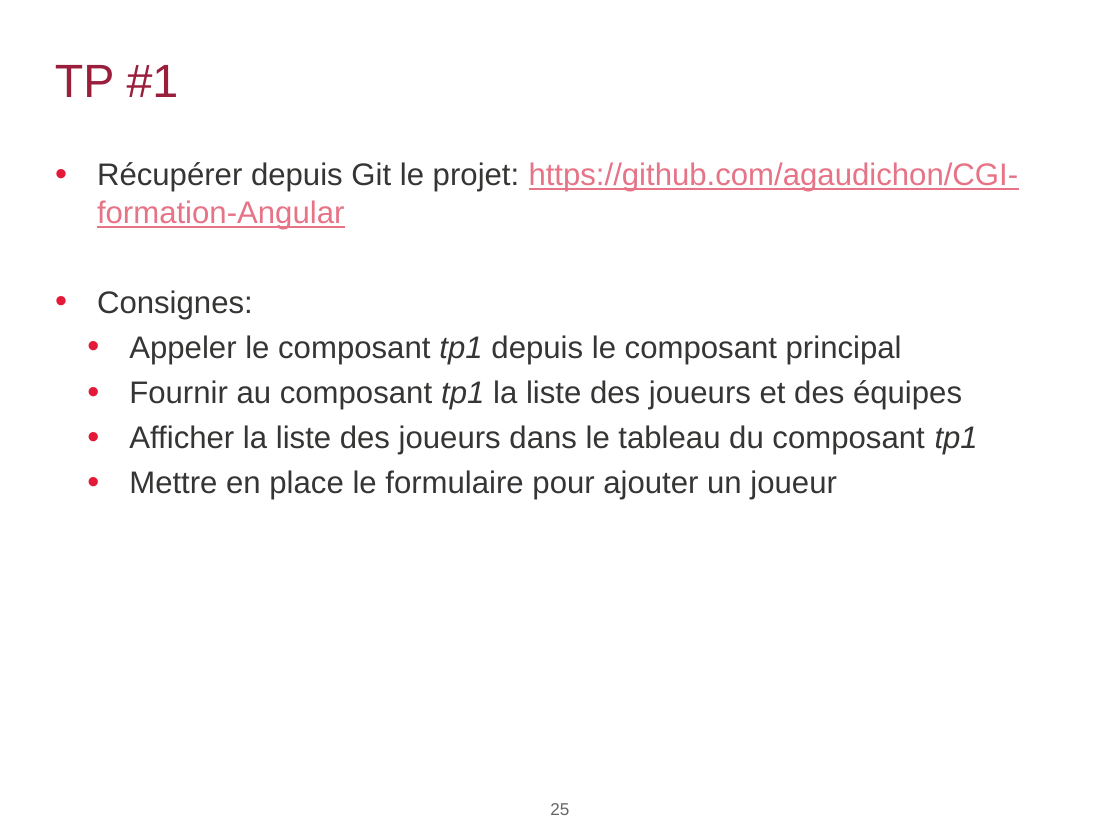
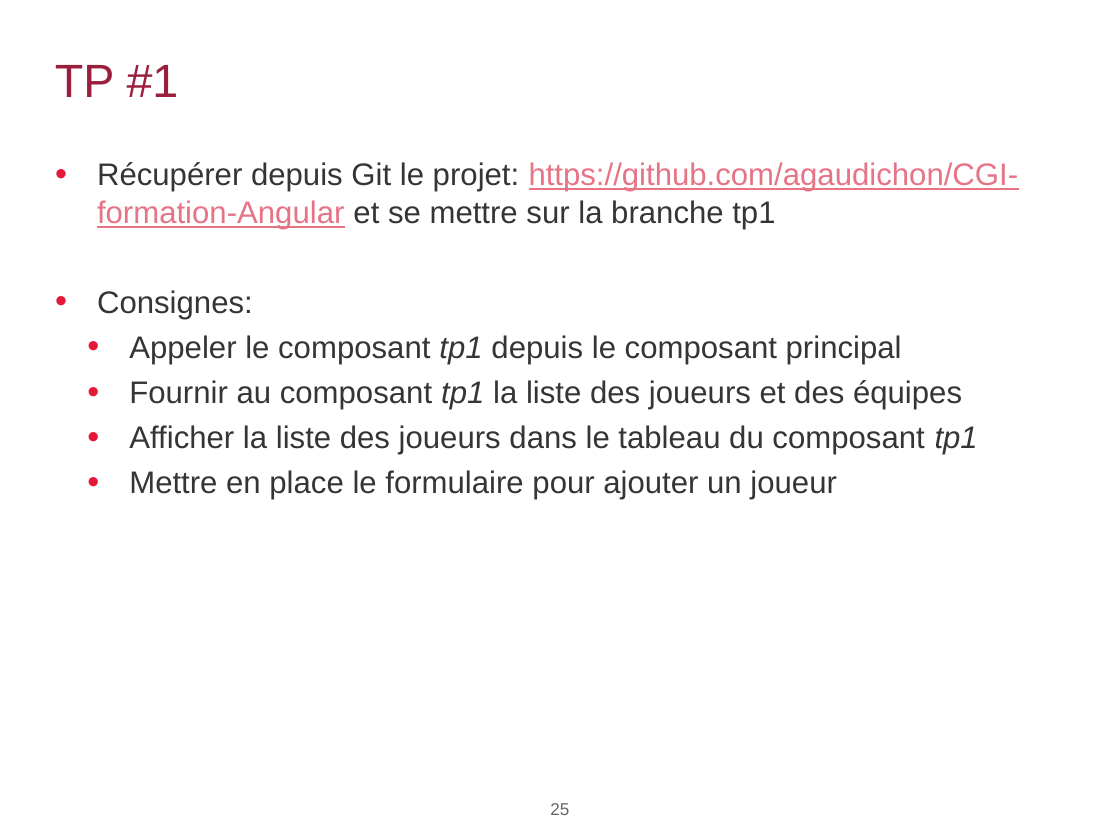
Before and after one commit to agaudichon/CGI-formation-Angular, a slide deck: slide 25 of docs/Formation_Angular_002_Premiers-pas.pptx. Drawn at 1120x840 pixels with LibreOffice and Linux fonts; fonts in the diff are those of the drawing; background and template pictures are left out. Boxes give left, top, right and bottom in pixels: in the first picture for what was removed or moved away, otherwise in the second. Text is boxed around its words. In the diff, an @@ line names an element or a change of style, - is before the commit and + after.

Commit message:
Modification ppt

```diff
--- a/docs/Formation_Angular_002_Premiers-pas.pptx
+++ b/docs/Formation_Angular_002_Premiers-pas.pptx
@@ text at [97, 162, 1019, 229]: text changed; text colour #E67386 to #363534 @@
-• Récupérer depuis Git le projet: https://github.com/agaudichon/CGI-formation-Angular
+• Récupérer depuis Git le projet: https://github.com/agaudichon/CGI-formation-Angular et se mettre sur la branche tp1
```
